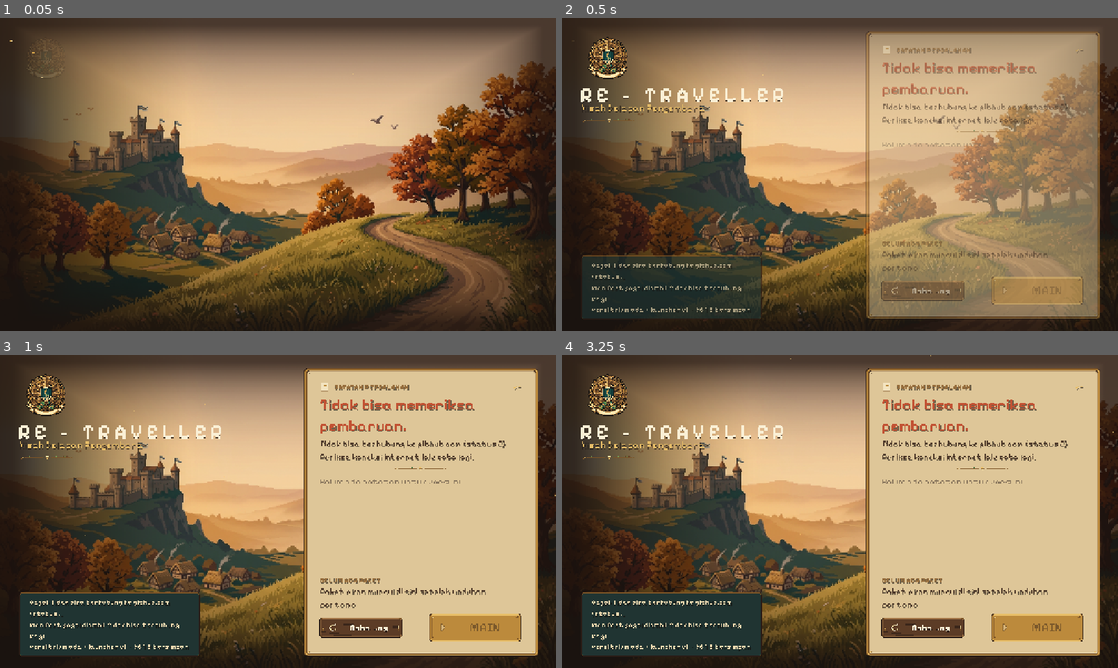
Above: before the commit, frames 1-4 (two rows, left to right).
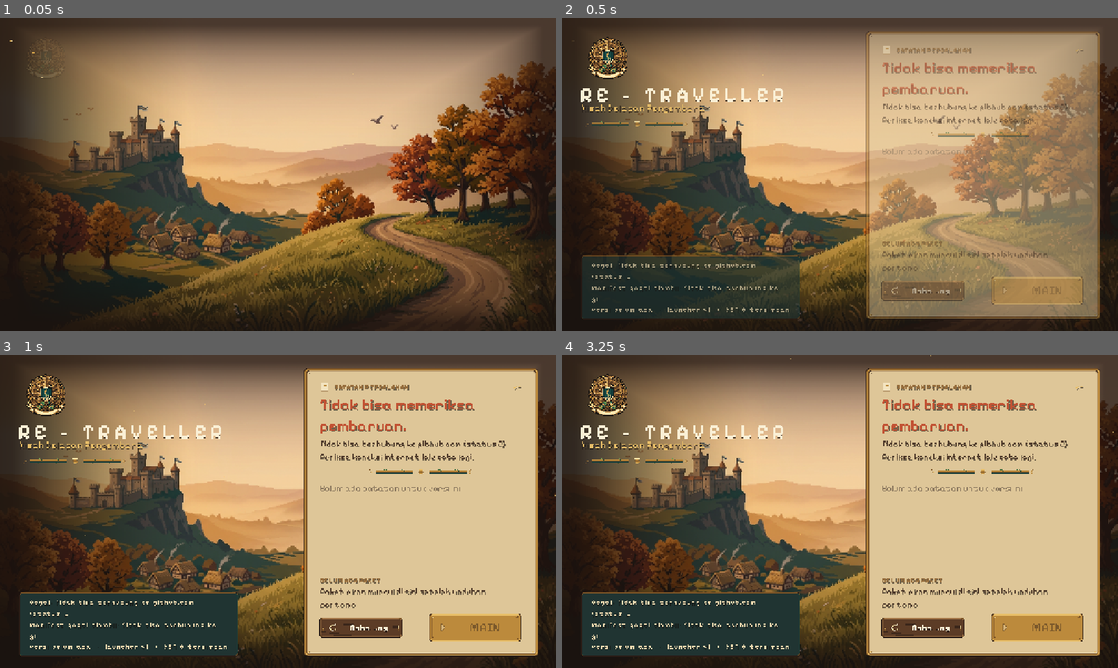
Above: after the commit, the same moments.

Repository: KyokoApp/GodotMe
Game: Godot game, scene res://scenes/Launcher.tscn
The game is run twice, just before and just after one commit, with the same random seed, the same clock (stepped at 60 frames per second) and the same inputs.
Inputs:
- Up to frame 1 (0.05 s): no input
- Up to frame 2 (0.5 s): no input
- Up to frame 3 (1 s): click "Coba Lagi" at 0.5 s
- Up to frame 4 (3.25 s): click "Coba Lagi" at 1.25 s; click "Coba Lagi" at 2 s; tap Enter at 2.75 s

Frame 1 is identical in both runs. In frame 2, 2.0% of the frame differs, in the area x 3-85%, y 32-96%; in frame 3, 2.5%; in frame 4, 2.5%.

Commit message:
design(launcher): legible small print + ornamental rules at usable size
The 128x16 ornament divider rendered as faint speckles inside a 490 px
panel, and Pixelify Sans's tight sidebearings made the journal read as one
word at 16 px. Dividers are now scaled 2x (crisp at the project's nearest
filter) and the small label variations use a FontVariation that only widens
space/glyph spacing, so letterforms stay identical.

Co-authored-by: arena-agent <297053741+arena-agent@users.noreply.github.com>

Diff:
--- a/launcher/scenes/Launcher.tscn
+++ b/launcher/scenes/Launcher.tscn
@@ -143,12 +143,12 @@
 text = "Kisah Delapan Pengembara"
 
 [node name="Divider" type="TextureRect" parent="SafeArea/Columns/Left"]
-custom_minimum_size = Vector2(128, 16)
+custom_minimum_size = Vector2(256, 32)
 layout_mode = 2
 size_flags_horizontal = 0
 texture = ExtResource("8_divider")
 expand_mode = 1
-stretch_mode = 2
+stretch_mode = 0
 
 [node name="Spacer" type="Control" parent="SafeArea/Columns/Left"]
 layout_mode = 2
@@ -271,12 +271,12 @@
 text = ""
 
 [node name="Divider2" type="TextureRect" parent="SafeArea/Columns/Right/Pad/Content"]
-custom_minimum_size = Vector2(128, 16)
+custom_minimum_size = Vector2(256, 32)
 layout_mode = 2
 size_flags_horizontal = 4
 texture = ExtResource("8_divider")
 expand_mode = 1
-stretch_mode = 2
+stretch_mode = 0
 
 [node name="Changelog" type="ScrollContainer" parent="SafeArea/Columns/Right/Pad/Content"]
 layout_mode = 2
--- a/launcher/ui/UiTheme.gd
+++ b/launcher/ui/UiTheme.gd
@@ -54,8 +54,16 @@
 	_label(t, "PanelHeading", f_bold, 17, COL_BRASS_DIM)
 	_label(t, "StateTitle", f_bold, 34, COL_INK)
 	_label(t, "DetailLabel", f_body, 19, COL_INK_SOFT)
-	_label(t, "SmallLabel", f_body, 16, COL_PARCH)
-	_label(t, "TinyLabel", f_body, 16, COL_PARCH)
+	# Pixelify Sans packs its glyph sidebearings tight; at 16 px the journal of
+	# the launcher reads as one long word. A FontVariation that only widens the
+	# space (and slightly the glyph gap) keeps the letterforms identical but
+	# makes the small print legible on a phone.
+	var f_small := FontVariation.new()
+	f_small.base_font = f_body
+	f_small.spacing_space = 4
+	f_small.spacing_glyph = 1
+	_label(t, "SmallLabel", f_small, 16, COL_PARCH)
+	_label(t, "TinyLabel", f_small, 16, COL_PARCH)
 	_label(t, "InkLabel", f_bold, 18, COL_BRASS)
 	_label(t, "ErrorLabel", f_bold, 19, COL_RUST)
 
